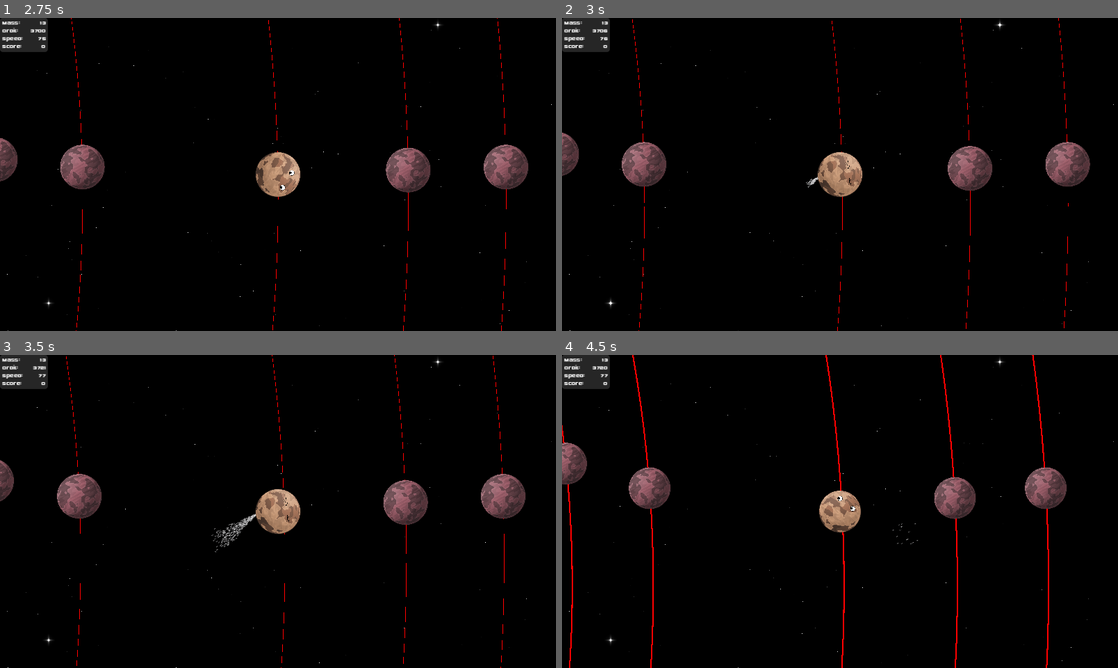
Above: before the commit, frames 1-4 (two rows, left to right).
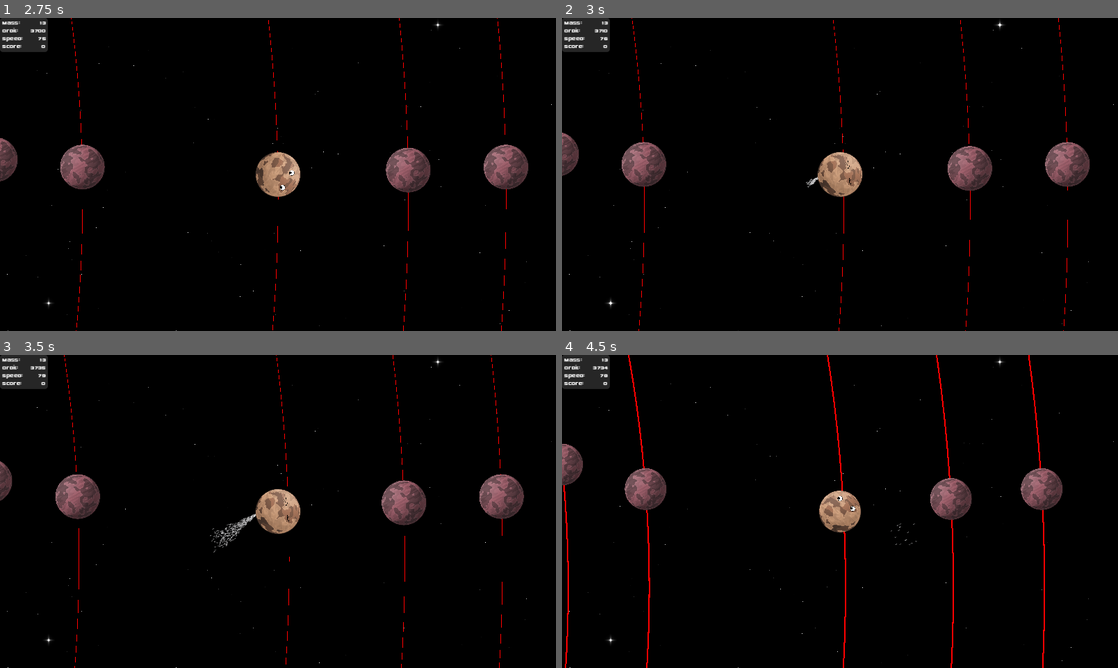
Above: after the commit, the same moments.

Repository: AnEvilPenguin/Pirate-Jam-16
Game: Godot game, scene res://Controllers/GameController/GameController.tscn
Same seed, same stepped clock (60 frames per second), same inputs: the game is played once before the commit and once after it. The engine's default icon, where the game draws it, is replaced by a stand-in: a white triangle on a blue panel in a dark square.
Inputs (mouse positions are in pixels of both pictures, inside the frame that each line leads up to):
- Up to frame 1 (2.75 s): click "NEW GAME" at 0.5 s; click "Next -->" at 1.25 s; click "Finish" at 2 s
- Up to frame 2 (3 s): tap Enter (ui_accept) at 2.75 s; move the mouse to (962, 158) at 2.77 s; hold Right (ui_right) from 2.78 s (still down); hold Space (add_momentum) from 2.78 s (still down)
- Up to frame 3 (3.5 s): keep holding Right (ui_right); keep holding Space (add_momentum); tap Enter (ui_accept) at 3.02 s
- Up to frame 4 (4.5 s): move the mouse to (728, 527) at 3.52 s; release Space (add_momentum) at 3.53 s; tap Mouse wheel up (zoom_in) at 3.6 s; tap Enter (ui_accept) at 3.77 s; move the mouse to (895, 442) at 4.27 s; release Right (ui_right) at 4.28 s; hold Left (ui_left) from 4.28 s (still down); tap Mouse wheel down (zoom_out) at 4.35 s

Frame 1 is identical in both runs. In frame 2, 0.4% of the frame differs, in the area x 0-95%, y 0-100%; in frame 3, 1.6%; in frame 4, 3.7%, in the area x 0-91%, y 0-100%.

Commit message:
feat: game over menu

Diff:
--- a/Controllers/GameController/GameController.tscn
+++ b/Controllers/GameController/GameController.tscn
@@ -15,13 +15,16 @@
 shader_parameter/bigStarAmount = 0.001
 
 [node name="GameController" type="Node"]
+process_mode = 3
 script = ExtResource("1_wa5lg")
 
 [node name="CanvasLayer" type="CanvasLayer" parent="."]
+process_mode = 3
 layer = 10
 
 [node name="GUI" type="Control" parent="CanvasLayer"]
 unique_name_in_owner = true
+process_mode = 3
 top_level = true
 z_index = 15
 z_as_relative = false
@@ -33,8 +36,10 @@
 grow_vertical = 2
 size_flags_horizontal = 3
 size_flags_vertical = 3
+mouse_filter = 1
 
 [node name="World2D" type="Node2D" parent="."]
+process_mode = 1
 
 [node name="BackgroundCanvasLayer" type="CanvasLayer" parent="."]
 process_mode = 3
--- a/Controllers/GameController/game_controller.gd
+++ b/Controllers/GameController/game_controller.gd
@@ -18,6 +18,8 @@
 func _ready():
 	Global.gameController = self
 	_mainMenu = LoadControlScene("res://UI/main_menu.tscn")
+	_gameOver = LoadControlScene("res://UI/Components/game_over.tscn")
+	_gameOver.visible = false
 
 
 func LoadWorldScene(path: String):
@@ -34,7 +36,12 @@
 		return
 
 	var node = _loadedScenes[path]
+
+	node.visible = false
 	node.queue_free()
+
+	_loadedScenes.erase(path)
+
 
 func _loadGenericScene(path: String, parent: Node):
 	if (_loadedScenes.has(path)):
@@ -52,10 +59,12 @@
 
 func NewGame():
 	_mainMenu.visible = false
+	_gameOver.visible = false
 	get_tree().paused = false
 
+	ResetGame()
+
 	if (SkipTutorial):
-		 # TODO this
 		UnloadScene("res://UI/Tutorial/root_tutorial.tscn")
 
 		playerInfoPanel = LoadControlScene("res://UI/Components/user_interface.tscn")
@@ -65,10 +74,13 @@
 
 	LoadControlScene("res://UI/Tutorial/root_tutorial.tscn")
 
+func ResetGame():
+	UnloadScene("res://Scenes/solar_system.tscn")
+	get_tree().paused = false
+
 func ShowMainMenu():
 	PauseGame()
-	if(!_gameOver):
-		_gameOver.visible = false
+	_gameOver.visible = false
 	_mainMenu.visible = true
 
 func PauseGame():
@@ -79,9 +91,6 @@
 	_mainMenu.visible = false
 
 func GameOver():
-	if (!_gameOver):
-		_gameOver = LoadControlScene("res://UI/Components/game_over.tscn")
-
 	PauseGame()
 	_gameOver.visible = true
 
--- a/Scenes/Planets/Pluto/pluto.gd
+++ b/Scenes/Planets/Pluto/pluto.gd
@@ -7,11 +7,11 @@
 var mass: float = 13
 
 @export
-var massCost = 0.1
+var massCost = 0.5
 
 # Consider changing acceleration with some control? up/down w/s possibly mouse wheel?
 @export
-var acceleration: float = 30.0
+var acceleration: float = 50.0
 
 # FIXME use this as an input for a logarithmic scale
 @export
@@ -53,7 +53,7 @@
 
 func _physics_process(_delta):
 	if (mass <= 0):
-		printerr("Game Over!")
+		_gameController.GameOver()
 
 	var dirToCenter = global_position - _centerPosition
 
--- /dev/null
+++ b/UI/Components/game_over.gd
@@ -0,0 +1,11 @@
+extends CenterContainer
+
+
+func _on_new_game_button_pressed():
+	Global.gameController.NewGame()
+
+
+func _on_quit_button_pressed():
+	Global.gameController._mainMenu.continueButton.disabled = true
+	Global.gameController.ResetGame()
+	Global.gameController.ShowMainMenu()
--- a/UI/Components/game_over.tscn
+++ b/UI/Components/game_over.tscn
@@ -1,6 +1,9 @@
-[gd_scene format=3 uid="uid://4apssh3uqe0o"]
+[gd_scene load_steps=2 format=3 uid="uid://4apssh3uqe0o"]
+
+[ext_resource type="Script" path="res://UI/Components/game_over.gd" id="1_65usq"]
 
 [node name="GameOver" type="CenterContainer"]
+process_mode = 3
 z_index = 5
 z_as_relative = false
 anchors_preset = 15
@@ -8,6 +11,7 @@
 anchor_bottom = 1.0
 grow_horizontal = 2
 grow_vertical = 2
+script = ExtResource("1_65usq")
 
 [node name="PanelContainer" type="PanelContainer" parent="."]
 custom_minimum_size = Vector2(400, 0)
@@ -39,3 +43,6 @@
 layout_mode = 2
 size_flags_horizontal = 10
 text = "Main Menu"
+
+[connection signal="pressed" from="PanelContainer/MarginContainer/VBoxContainer/HBoxContainer/NewGameButton" to="." method="_on_new_game_button_pressed"]
+[connection signal="pressed" from="PanelContainer/MarginContainer/VBoxContainer/HBoxContainer/QuitButton" to="." method="_on_quit_button_pressed"]
--- a/UI/Components/user_interface.tscn
+++ b/UI/Components/user_interface.tscn
@@ -5,11 +5,7 @@
 
 [node name="UserInterface" type="Control"]
 layout_mode = 3
-anchors_preset = 15
-anchor_right = 1.0
-anchor_bottom = 1.0
-grow_horizontal = 2
-grow_vertical = 2
+anchors_preset = 0
 script = ExtResource("1_jnhys")
 
 [node name="PanelContainer" type="PanelContainer" parent="."]
--- a/UI/main_menu.gd
+++ b/UI/main_menu.gd
@@ -3,11 +3,14 @@
 
 var _settings: SettingsMenu
 
+@onready
+var continueButton = %ContinueButton
+
 func _on_continue_pressed():
 	Global.gameController.ContinueGame()
 
 func _on_new_pressed():
-	%ContinueButton.disabled = false
+	continueButton.disabled = false
 	Global.gameController.NewGame()
 
 func _on_settings_pressed():
